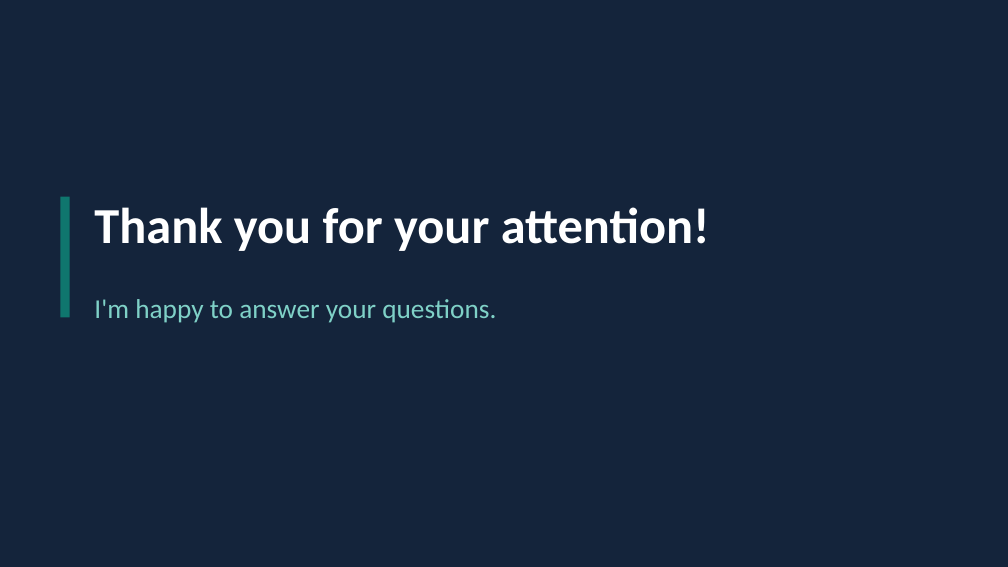
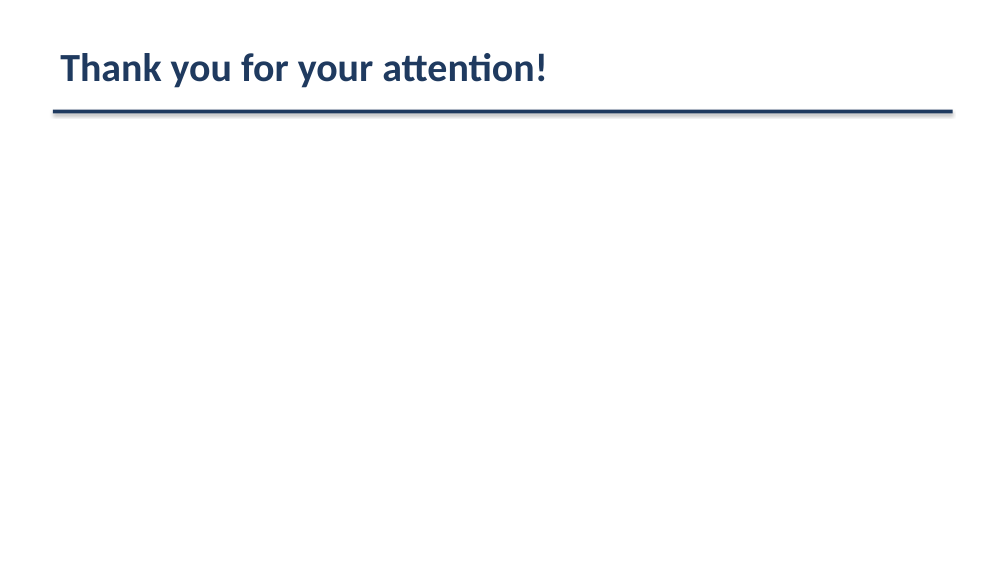
Before and after one commit to gordi27/microide, a slide deck: slide 9 of presentation/microIDE_presentation.pptx. Drawn at 1008x567 pixels with LibreOffice and Linux fonts; fonts in the diff are those of the drawing. Boxes give left, top, right and bottom in pixels: in the first picture for what was removed or moved away, otherwise in the second. Text is boxed around its words. In the diff, an @@ line names an element or a change of style, - is before the commit and + after.

```diff
--- a/presentation/microIDE_presentation.pptx
+++ b/presentation/microIDE_presentation.pptx
@@ rectangle removed at box(0, 0, 1008, 567) @@
@@ text "Thank you for your attention!": place and size @@
-text "Thank you for your attention!" at box(94, 207, 710, 251)
+text "Thank you for your attention!" at box(60, 53, 547, 88)
@@ text "Thank you for your attention!" at box(60, 53, 547, 88): size 48 to 38 pt, text colour #FFFFFF to #1F3A5F @@
@@ rectangle added at box(53, 110, 953, 113), fill #1F3A5F @@
@@ rectangle removed at box(60, 197, 70, 318) @@
@@ text removed at box(94, 299, 496, 323) @@
-I'm happy to answer your questions.
```
Also in this commit, not shown: 3 other slides changed, 5 slides added, 5 slides removed, 1 other file.
